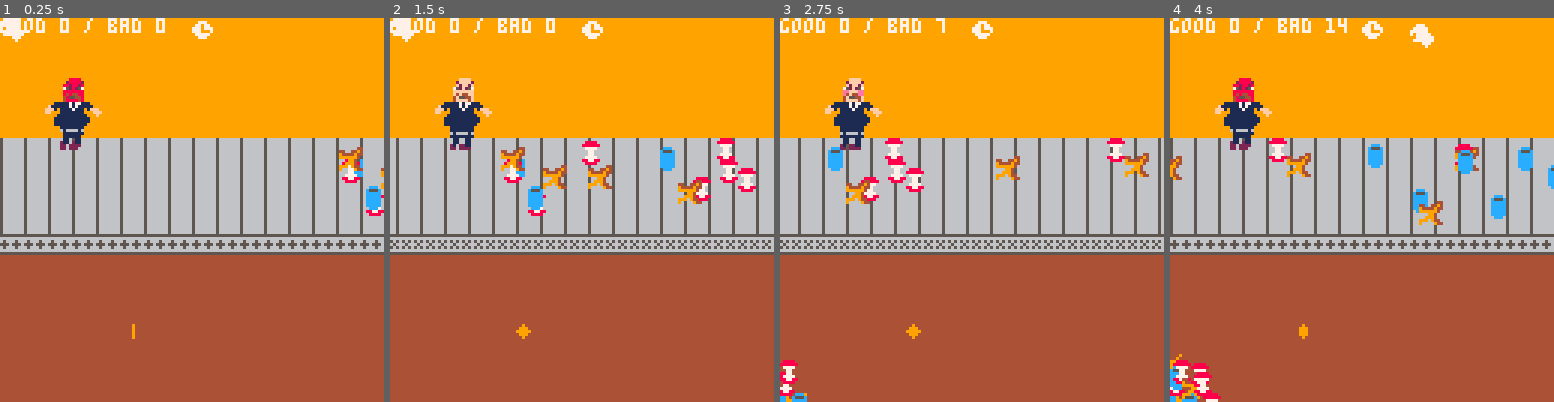
Above: before the commit, frames 1-4 (left to right).
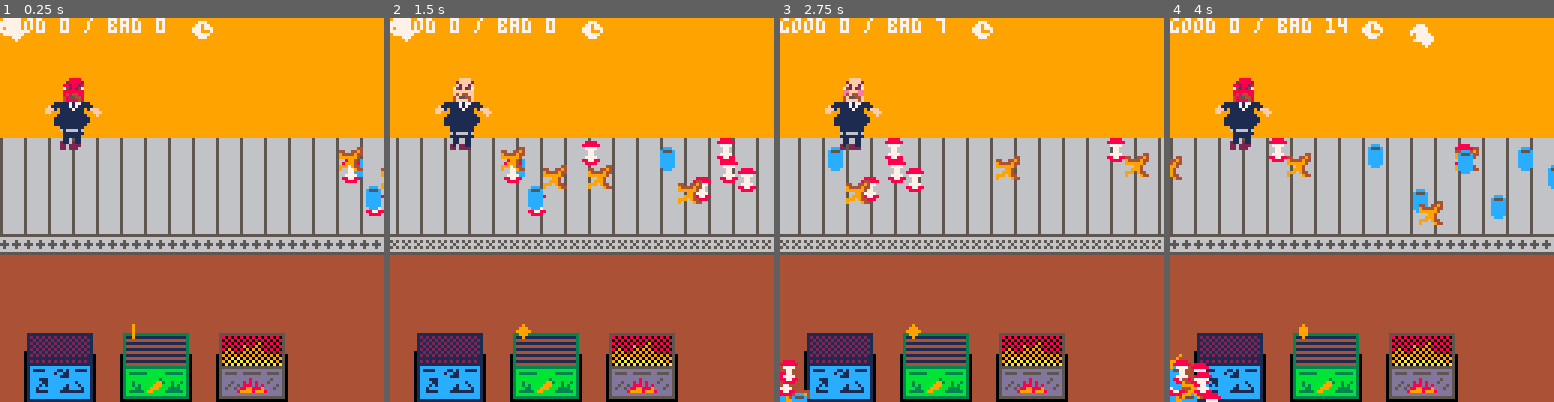
Above: after the commit, the same moments.

Repository: thorny-thorny/parbage
Game: PICO-8 cartridge lej20.p8
Two runs of this game, one before a commit and one after it. Both use one fixed random seed, a clock stepped at 60 frames per second and the inputs below.
Inputs:
- Up to frame 1 (0.25 s): no input
- Up to frame 2 (1.5 s): tap O (Z key) at 0.7 s
- Up to frame 3 (2.75 s): hold Right 1.6-2.1 s; tap O (Z key) at 1.7, 2.1, 2.5 s; hold Up 2.15-2.42 s; hold Right from 2.47 s (still down)
- Up to frame 4 (4 s): tap O (Z key) at 2.9, 3.3, 3.7 s; release Right at 3.03 s; hold Left 3.08-3.58 s; hold Down 3.63-3.97 s

The runs differ from the first frame. In frame 1, 9.2% of the frame differs, in the area x 6-75%, y 82-100%; in frame 2, 9.2%; in frame 3, 9.2%; in frame 4, 8.8%.

Commit message:
updated bins + flags

Diff:
--- a/lej20.p8
+++ b/lej20.p8
@@ -101,6 +101,9 @@
 
 
 
+__gff__
+0000000000000000000000000000000000000000000000000000000000000000000000000000000000000000000000000000000000000000000000000000000000000000010101020202040404000000000000000101010202020404040000000000000001010102020204040400000000000000000000000000000000000000
+0000000000000000000000000000000000000000000000000000000000000000000000000000000000000000000000000000000000000000000000000000000000000000000000000000000000000000000000000000000000000000000000000000000000000000000000000000000000000000000000000000000000000000
 __map__
 2f2f2f2f2f2f2f2f2f2f2f2f2f2f2f2f00000000000000002900000000000000000000000000000000000000000000000000000000000000000000000000000000000000000000000000000000000000000000000000000000000000000000000000000000000000000000000000000000000000000000000000000000000000
 2f2f2f2f2f2f2f2f2f2f2f2f2f2f2f2f00000000000000000000000000000000000000000000000000000000000000000000000000000000000000000000000000000000000000000000000000000000000000000000000000000000000000000000000000000000000000000000000000000000000000000000000000000000
@@ -115,6 +118,6 @@
 3f3f3f3f3f3f3f3f3f3f3f3f3f3f3f3f00000000000000000000000000000000000000000000000000000000000000000000000000000000000000000000000000000000000000000000000000000000000000000000000000000000000000000000000000000000000000000000000000000000000000000000000000000000
 3f3f3f3f3f3f3f3f3f3f3f3f3f3f3f3f00000000000000000000000000000000000000000000000000000000000000000000000000000000000000000000000000000000000000000000000000000000000000000000000000000000000000000000000000000000000000000000000000000000000000000000000000000000
 3f3f3f3f3f3f3f3f3f3f3f3f3f3f3f3f00000000000000000000000000000000000000000000000000000000000000000000000000000000000000000000000000000000000000000000000000000000000000000000000000000000000000000000000000000000000000000000000000000000000000000000000000000000
-3f3f3f3f3f3f3f3f3f3f3f3f3f3f3f3f00000000000000000000000000000000000000000000000000000000000000000000000000000000000000000000000000000000000000000000000000000000000000000000000000000000000000000000000000000000000000000000000000000000000000000000000000000000
-3f3f3f3f3f3f3f3f3f3f3f3f3f3f3f3f00000000000000000000000000000000000000000000000000000000000000000000000000000000000000000000000000000000000000000000000000000000000000000000000000000000000000000000000000000000000000000000000000000000000000000000000000000000
-3f3f3f3f3f3f3f3f3f3f3f3f3f3f3f3f00000000000000000000000000000000000000000000000000000000000000000000000000000000000000000000000000000000000000000000000000000000000000000000000000000000000000000000000000000000000000000000000000000000000000000000000000000000
+3f4445463f4748493f4a4b4c3f3f3f3f00000000000000000000000000000000000000000000000000000000000000000000000000000000000000000000000000000000000000000000000000000000000000000000000000000000000000000000000000000000000000000000000000000000000000000000000000000000
+3f5455563f5758593f5a5b5c3f3f3f3f00000000000000000000000000000000000000000000000000000000000000000000000000000000000000000000000000000000000000000000000000000000000000000000000000000000000000000000000000000000000000000000000000000000000000000000000000000000
+3f6465663f6768693f6a6b6c3f3f3f3f00000000000000000000000000000000000000000000000000000000000000000000000000000000000000000000000000000000000000000000000000000000000000000000000000000000000000000000000000000000000000000000000000000000000000000000000000000000
Not shown, changed: 36 lines of the sprite sheet (__gfx__) section of lej20.p8
